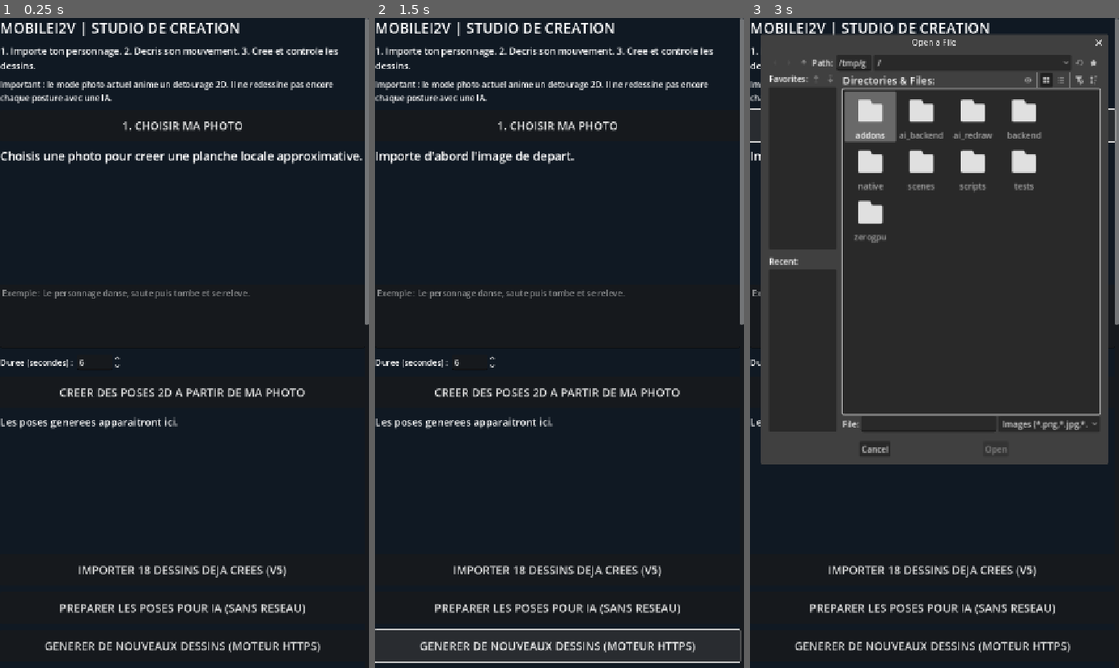
Above: before the commit, frames 1-3 (left to right).
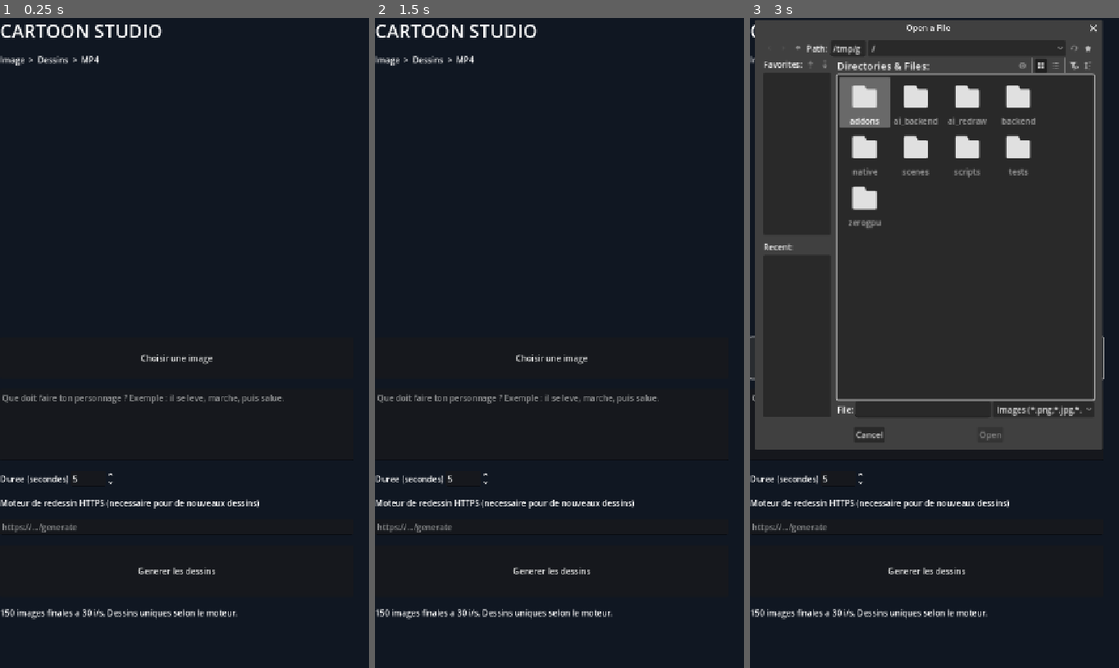
Above: after the commit, the same moments.

Repository: ericjamesempere-stack/MobileI2V-Xiaomi-
Game: Godot game, scene res://scenes/main.tscn
Two runs of this game, one before a commit and one after it. Both use one fixed random seed, a clock stepped at 60 frames per second and the inputs below.
Inputs (mouse positions are in pixels of both pictures, inside the frame that each line leads up to):
- Up to frame 1 (0.25 s): no input
- Up to frame 2 (1.5 s): click (422, 642) at 0.5 s, where only the run before the commit has a clickable "Rejouer"; click (422, 642) at 1.25 s, where only the run before the commit has a clickable "Rejouer"
- Up to frame 3 (3 s): click (797, 642) at 2 s, where only the run before the commit has a clickable "Rejouer"; click "1. CHOISIR MA PHOTO" (after the commit: "Choisir une image") at 2.75 s

The runs differ from the first frame. In frame 1, 8.9% of the frame differs, in the area x 0-100%, y 0-98%; in frame 2, 13%; in frame 3, 18%.

Commit message:
Launch Cartoon Studio instead of V50 demo

Diff:
--- a/scenes/main.tscn
+++ b/scenes/main.tscn
@@ -1,6 +1,6 @@
 [gd_scene load_steps=2 format=3]
 
-[ext_resource type="Script" path="res://scripts/main.gd" id="1_main"]
+[ext_resource type="Script" path="res://scripts/cartoon_studio.gd" id="1_main"]
 
 [node name="AnimeStudio" type="Control"]
 layout_mode = 3
